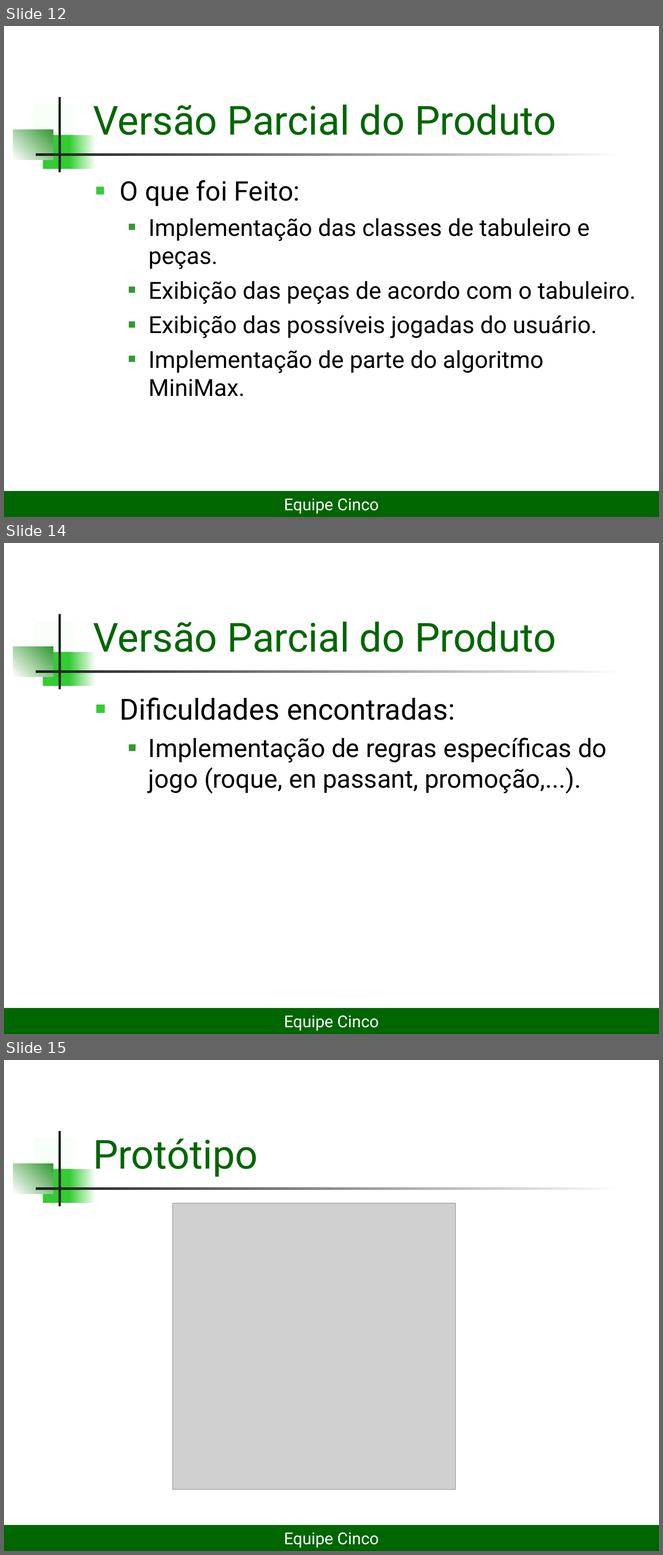
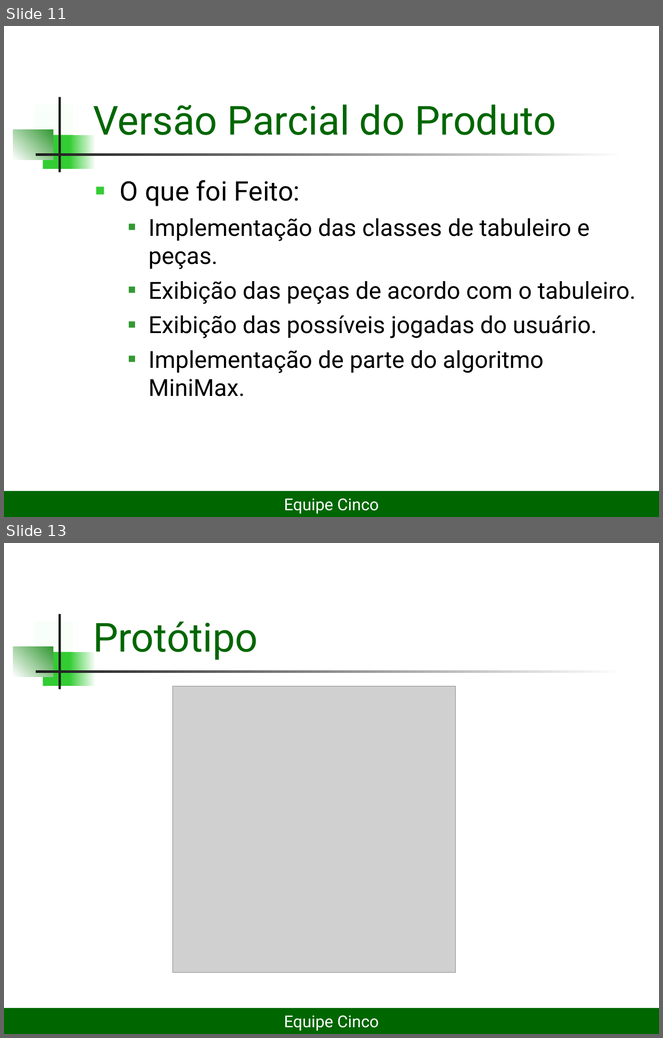
Before and after one commit to lDarthKill/xadrez-es2-compuff, a slide deck: Documentos/Projeto Xadrez2seminário.ppt. Shown one above the other, each under a label of ours: slides 12, 14 and 15 before the commit, slides 11 and 13 after it; the slides between them are not shown. The pictures are 663x1555 and 663x1038 pixels, drawn with LibreOffice and Linux fonts; fonts in the diff are those of the drawing; grey boxes stand for pictures. Boxes give left, top, right and bottom in pixels: in the first picture for what was removed or moved away, otherwise in the second. Text is boxed around its words. In the diff, an @@ line names an element or a change of style, - is before the commit and + after.

```diff
--- a/Documentos/Projeto Xadrez2seminário.ppt
+++ b/Documentos/Projeto Xadrez2seminário.ppt
@@ slide 14 removed at [4, 543, 659, 1034], background #FFFFFF; not listed: 7 template elements that a slide beside it also shows @@
@@ title removed at [93, 622, 556, 652] @@
-Versão Parcial do Produto
@@ text removed at [120, 697, 607, 794] @@
-■ Dificuldades encontradas:
-  ■ Implementação de regras específicas do jogo (roque, en passant, promoção,...).
@@ rectangle removed at [4, 1008, 659, 1034] @@
-Equipe Cinco
@@ what was slide 12 is now slide 11 @@
@@ what was slide 15 is now slide 13 @@
```
Also in this commit, not shown: 5 slides changed, 1 slide added, 2 other slides removed.
